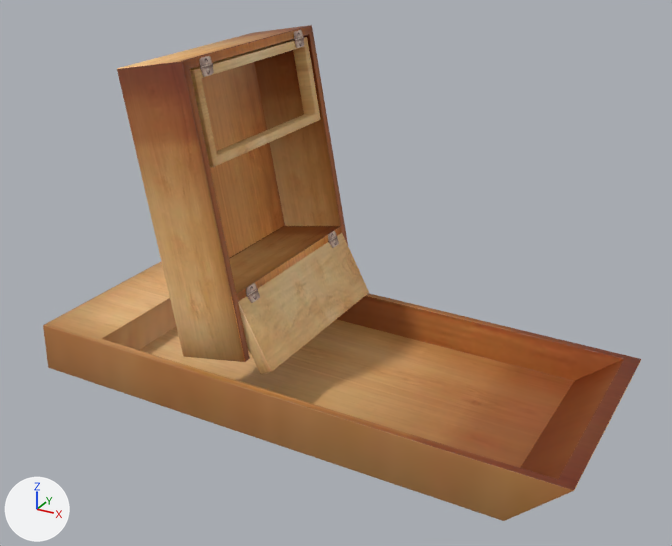
One commit to the glTF model src/assets/game/color-game/model/wood box.glb: the scene before it, then after it.
One viewpoint serves both versions: a 50 mm camera at (1.99, -3.14, 2.05) aimed at (0.29, -0.04, 0.5). The axes (+X, +Y, +Z) are drawn at lower left. The lights are the same throughout. The picture after the commit comes second. Vertices at exactly the same position are counted once.

Objects in the first picture: 'box bot', 'box dice', 'box dice.001', 'box top' and 4 more.
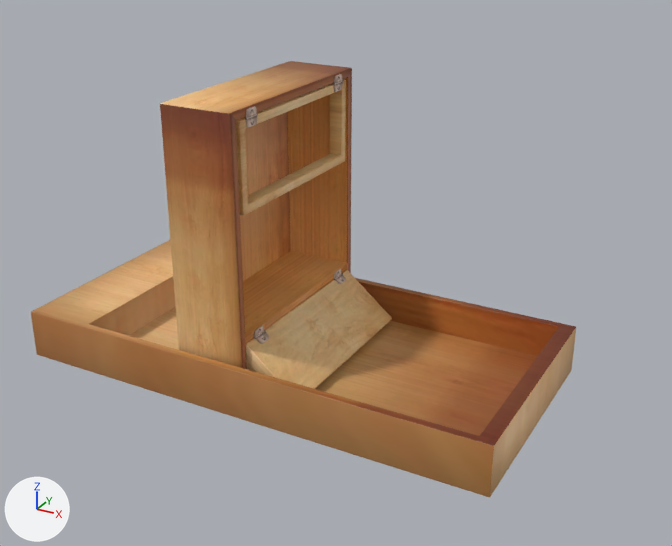
ob_empty_001 is not drawn itself; it is the parent of ob_box_bot.

Where the change shows, as pixel boxes [x1, y1, x2, y2] in the pictures (672 x 546 px; the box of a moved part takes in the faces that stretch with it):
'box bot', reshaped, moved, turned
    before: [43, 262, 641, 521]
    after: [31, 240, 576, 498]
'box top', surface changed, moved, turned
    before: [117, 25, 348, 362]
    after: [160, 61, 352, 369]
'box dice.001', moved, turned, rescaled
    before: [238, 233, 369, 374]
    after: [246, 270, 392, 389]
'box dice', moved, turned
    before: [190, 37, 321, 167]
    after: [236, 80, 346, 216]
'Cube.002', moved, turned
    before: [200, 38, 304, 77]
    after: [246, 82, 343, 128]
'Cube.001', moved, turned
    before: [199, 30, 303, 66]
    after: [246, 74, 343, 118]
'Cube.003', moved, turned, rescaled
    before: [248, 237, 339, 303]
    after: [256, 274, 346, 344]
'Cube.004', moved, turned
    before: [246, 231, 336, 295]
    after: [254, 269, 342, 338]
'Cylinder', moved, turned
    before: [200, 37, 304, 68]
    after: [245, 81, 343, 120]
'Cylinder.001', moved, turned, rescaled
    before: [246, 236, 337, 297]
    after: [254, 273, 343, 339]
part 1 of me_cube_004, surface changed
    before: [183, 25, 342, 362]
    after: [231, 68, 352, 368]
part 2 of me_cube_003, moved or reshaped
    before: [140, 311, 624, 479]
    after: [130, 301, 559, 436]
part 3 of me_cube_003, moved or reshaped
    before: [43, 293, 641, 491]
    after: [31, 278, 576, 446]

The change in detail:
me_cube_004 has 136 vertices, 246 faces and spans x -1.1..0.0, y -1.61..1.61, z -0.33..3.81.
me_cube_004 is used by ob_box_top; location (0.093, 0.0, 0.327); rotation (0.0, -0.181, 0.0), in degrees (0, -10, 0); scale (0.287, 0.287, 0.287).
me_cube_004 part 1: texture (UV) coordinates of 87 of 246 faces, centred in x -1.09..0.0, y -1.61..1.49, z -0.04..3.8, changed; they spanned u 0.01..0.43, v 0.62..0.99 and now span u 0.01..0.43, v 0.62..0.99.
me_cube_003 is used by ob_box_bot; parent ob_empty_001; location (0.269, 0.0, -0.402); rotation (0.0, -0.319, 0.0), in degrees (0, -18, 0); scale (0.287, 0.287, 0.287).
me_cube_003 had 128 vertices, 252 faces and spanned x -0.67..0.09, y -1.8..1.8, z -3.44..4.9.
me_cube_003 now has 128 vertices, 252 faces and spans x -0.67..0.09, y -1.8..1.8, z -2.67..4.9.
me_cube_003 part 2: all 14 vertices in x -0.49..-0.48, y -1.67..1.67, z -2.54..-2.53 are moved by (0.0, 0.0, 0.1).
me_cube_003 part 3: all 36 vertices in x 0.08..0.09, y -1.8..1.8, z -3.44..-3.2 are moved by (0.0, 0.0, 0.77).
Other edits to the shape of me_cube_003 do not show in these pictures.
In object 'box dice.001' (ob_box_dice_001), parent is now set to ob_box_top.
Object 'box dice.001' (ob_box_dice_001) moves from (0.0661, 0.369, 0.481) to (0.00503, 1.284, 0.542).
Object 'box dice.001' (ob_box_dice_001) turns from (0, 62, 0) to (0, 40, 0) degrees about x, y and z.
Object 'box dice.001' (ob_box_dice_001) is rescaled from (0.396, 0.396, 0.396) to (1.38, 1.38, 1.38).
Object 'box top' (ob_box_top) moves from (0.093, 0.0, 0.327) to (0.093, 0.0, 0.142).
Object 'box top' (ob_box_top) turns from (0, -10, 0) to (0, 0.1, 0) degrees about x, y and z.
Object 'Empty.001' (ob_empty_001) moves from (0.0, 0.0, 0.0) to (0.0, 0.0, -0.0766).
Object 'Empty.001' (ob_empty_001) turns from (0, -71, 0) to (0, -90, 0) degrees about x, y and z.
Object 'box bot' (ob_box_bot) turns from (0, -18, 0) to (0, 0, 0) degrees about x, y and z.
